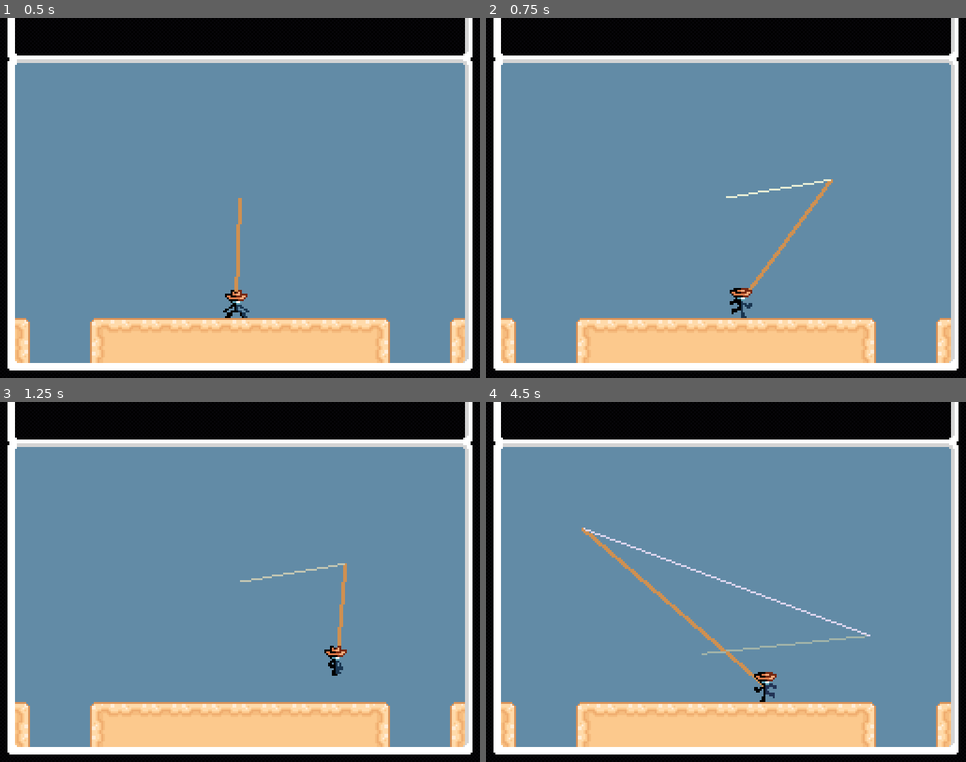
Above: before the commit, frames 1-4 (two rows, left to right).
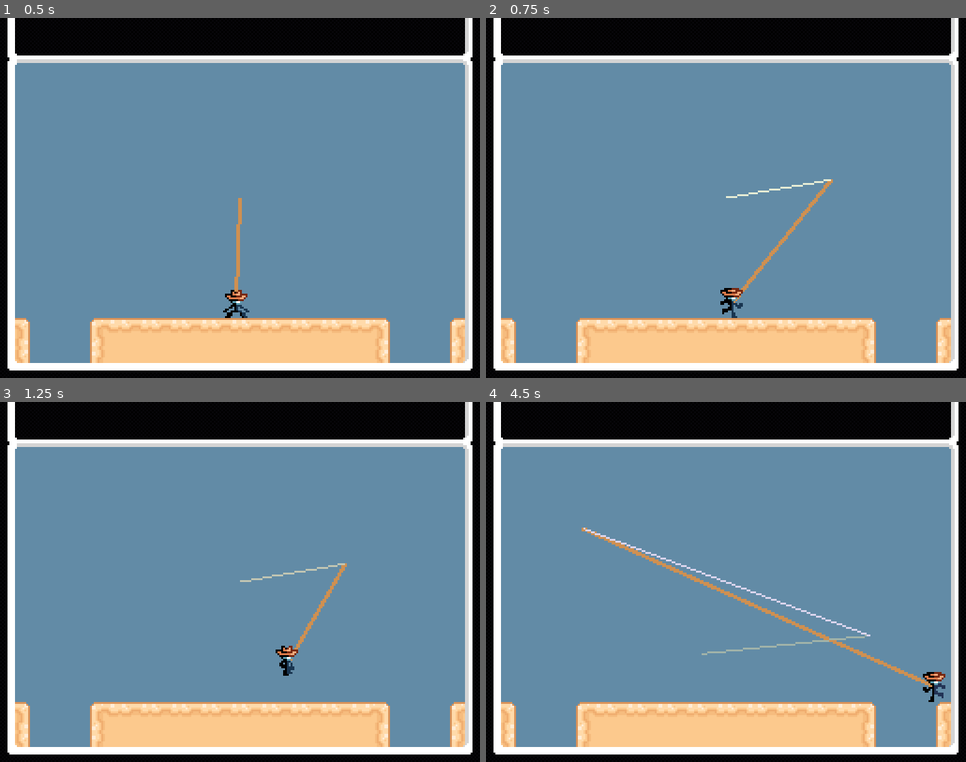
Above: after the commit, the same moments.

Repository: Jcodefox/GMTK-2025
Game: Godot game, scene res://scenes/topscenes/gameplay_topscene.tscn
The game is run twice, just before and just after one commit, with the same random seed, the same clock (stepped at 60 frames per second) and the same inputs.
Inputs (mouse positions are in pixels of both pictures, inside the frame that each line leads up to):
- Up to frame 1 (0.5 s): no input
- Up to frame 2 (0.75 s): move the mouse to (831, 180) at 0.52 s; hold D (move_right) from 0.53 s (still down)
- Up to frame 3 (1.25 s): keep holding D (move_right); tap Space (move_jump) at 0.77 s
- Up to frame 4 (4.5 s): move the mouse to (630, 600) at 1.27 s; tap Space (move_jump) at 1.52, 3.02, 3.77 s; move the mouse to (774, 502) at 2.02 s; release D (move_right) at 2.03 s; hold A (move_left) 2.03-2.78 s; move the mouse to (702, 654) at 2.77 s; hold D (move_right) 2.78-4.28 s; move the mouse to (870, 636) at 3.52 s; move the mouse to (582, 528) at 4.27 s; hold A (move_left) from 4.28 s (still down)

Frame 1 is identical in both runs. In frame 2, 0.7% of the frame differs, in the area x 48-72%, y 46-84%; in frame 3, 0.8%; in frame 4, 1.7%, in the area x 20-96%, y 34-84%.

Commit message:
Change controls feel

Diff:
--- a/scenes/topscenes/gameplay_topscene.tscn
+++ b/scenes/topscenes/gameplay_topscene.tscn
@@ -9,7 +9,6 @@
 [node name="Player" parent="." instance=ExtResource("1_rncwu")]
 z_index = 8
 position = Vector2(126, 96)
-air_lateral_accel = 1.0
 
 [node name="BackCanvasLayer" type="CanvasLayer" parent="."]
 layer = -128
--- a/scripts/prefabs/player_v2.gd
+++ b/scripts/prefabs/player_v2.gd
@@ -4,9 +4,9 @@
 @export var air_drag: float = 0.95
 
 @export_group("Horizontal Movement")
-@export var ground_lateral_accel: float = 800
+@export var ground_lateral_accel: float = 450
 @export var ground_lateral_drag: float = 0.0002
-@export var air_lateral_accel: float = 0
+@export var air_lateral_accel: float = 0.25
 @export var crouch_lateral_multiplier: float = 0.25
 
 @export_group("Jumping")
